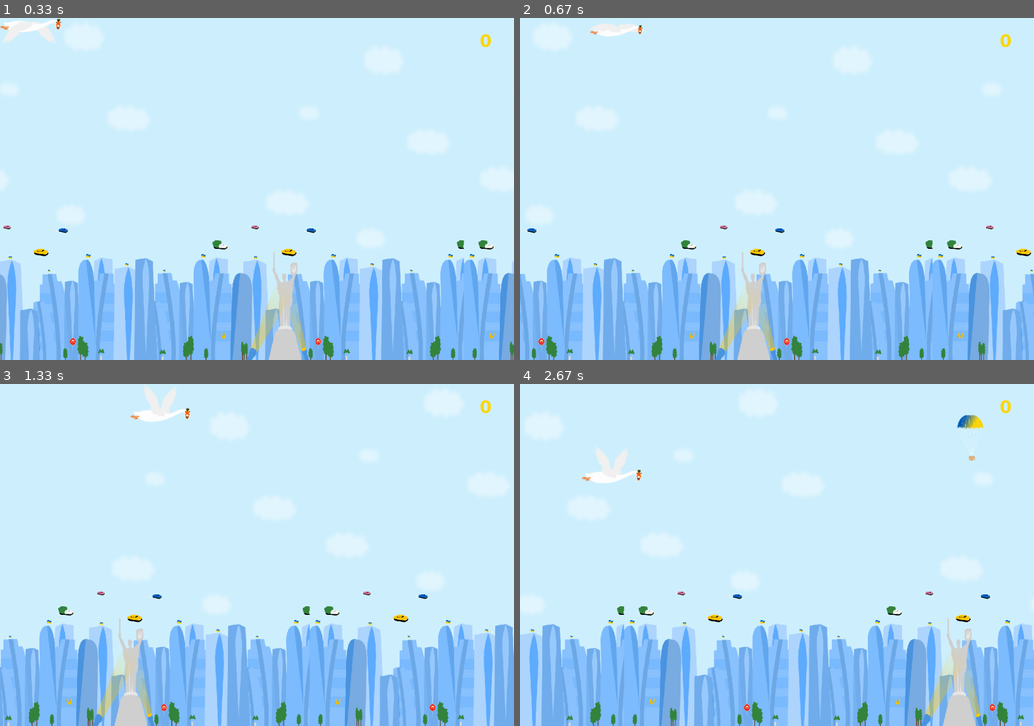
Above: before the commit, frames 1-4 (two rows, left to right).
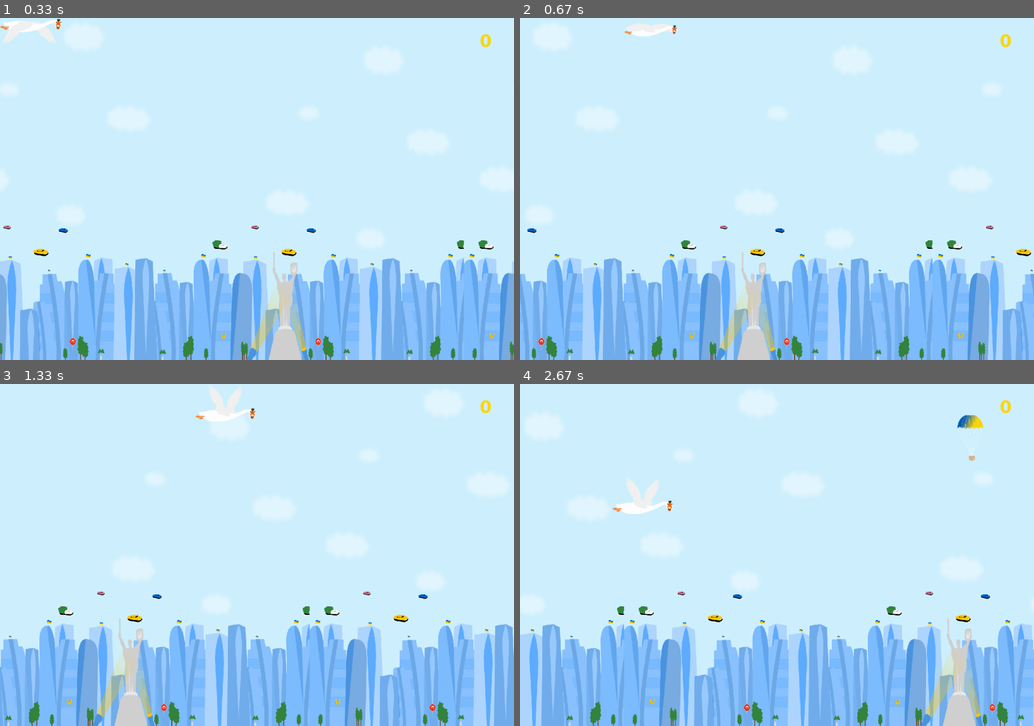
Above: after the commit, the same moments.

Repository: Michael-Kiniaiev/py-game
Game: pygame game, started from main.py
Two runs of this game, one before a commit and one after it. Both use one fixed random seed, a clock stepped at 60 frames per second and the inputs below.
Inputs:
- Up to frame 1 (0.33 s): no input
- Up to frame 2 (0.67 s): hold Right from 0.33 s (still down)
- Up to frame 3 (1.33 s): release Right at 0.8 s; hold Up 0.83-1.13 s; hold Right from 1.17 s (still down)
- Up to frame 4 (2.67 s): release Right at 1.63 s; hold Left 1.67-2.2 s; hold Down 2.23-2.53 s; hold Left from 2.57 s (still down)

Frame 1 is identical in both runs. In frame 2, 0.4% of the frame differs, in the area x 13-31%, y 1-6%; in frame 3, 0.9%; in frame 4, 1.0%, in the area x 12-30%, y 18-38%.

Commit message:
change speed

Diff:
--- a/main.py
+++ b/main.py
@@ -39,10 +39,10 @@
 player_size = (10, 10)
 player = pygame.image.load('py-game/player.png').convert_alpha()
 player_rect = player.get_rect()
-player_move_down = [0, 4]
-player_move_up = [-0, -4]
-player_move_right = [4, 0]
-player_move_left = [-4, -0]
+player_move_down = [0, 6]
+player_move_up = [-0, -6]
+player_move_right = [6, 0]
+player_move_left = [-6, -0]
 enemy_sizes = ((40, 20), (120, 60), (60, 30), (80, 40))
 
 def create_enemy():
